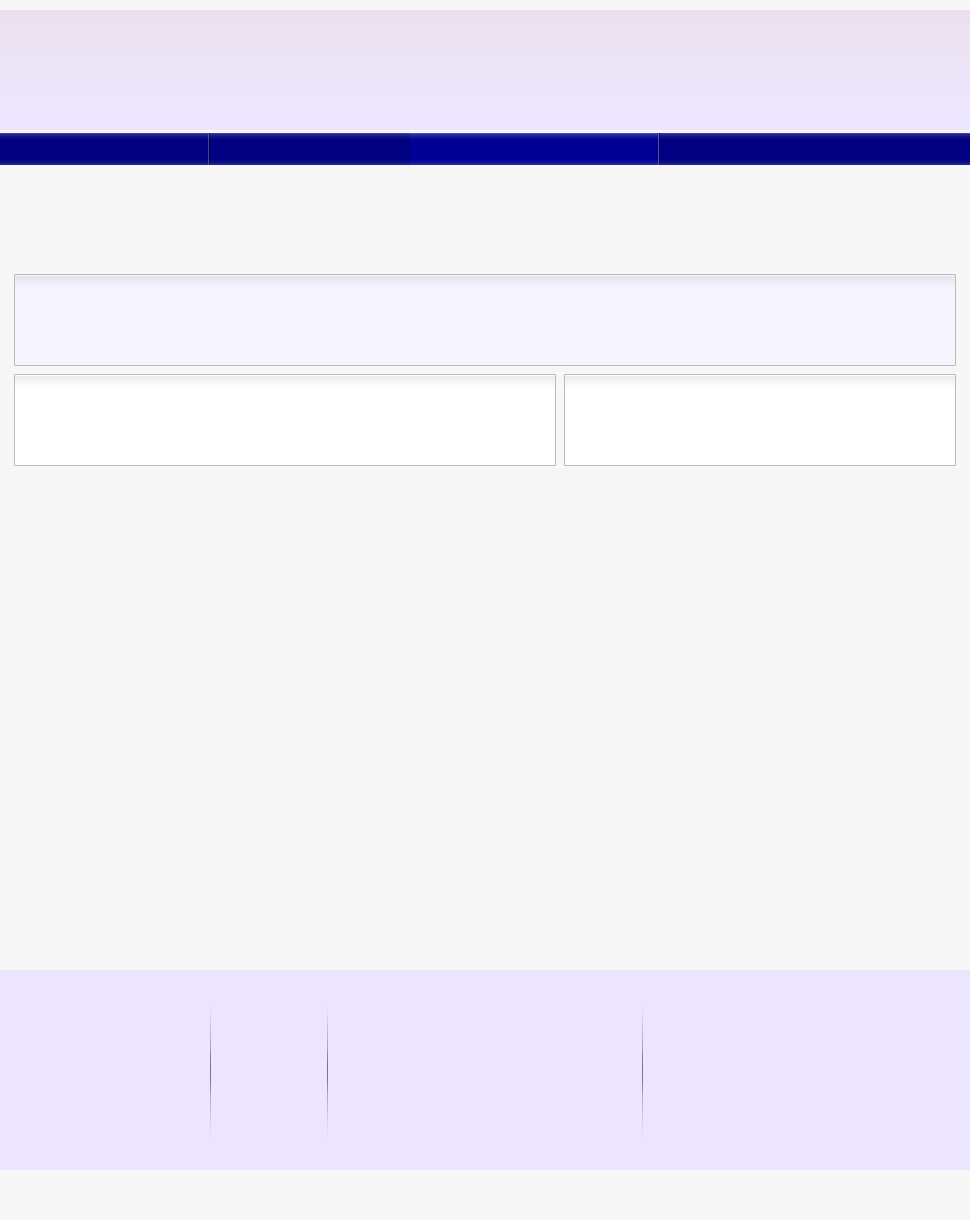
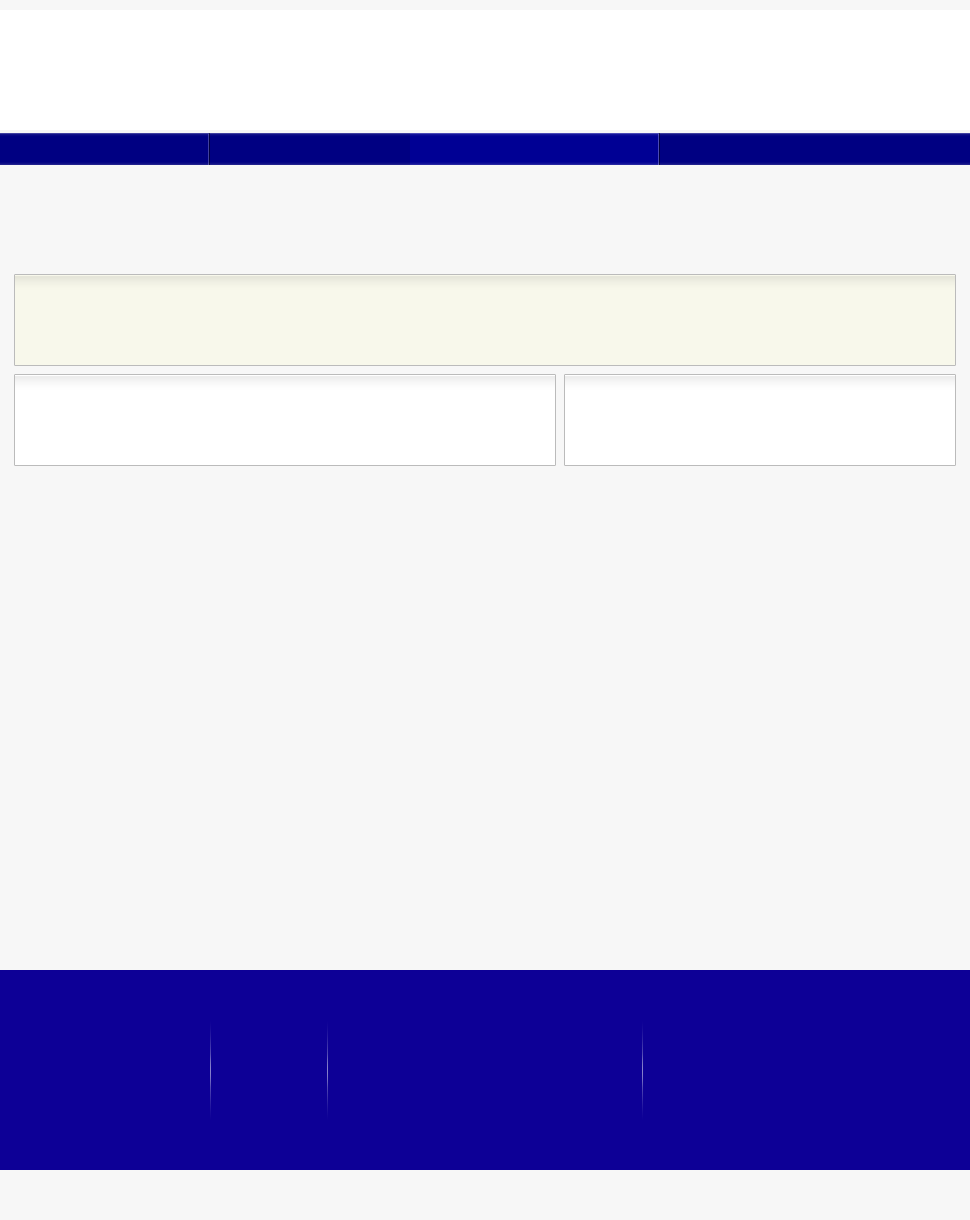
Before/after of a w=970, h=1220 layered artwork. What changed in the layer stack:
painted on "header" over [0, 10, 970, 130]
painted on "header widgets" over [15, 275, 955, 365]
painted on "footer boxes" over [0, 970, 970, 1170]
